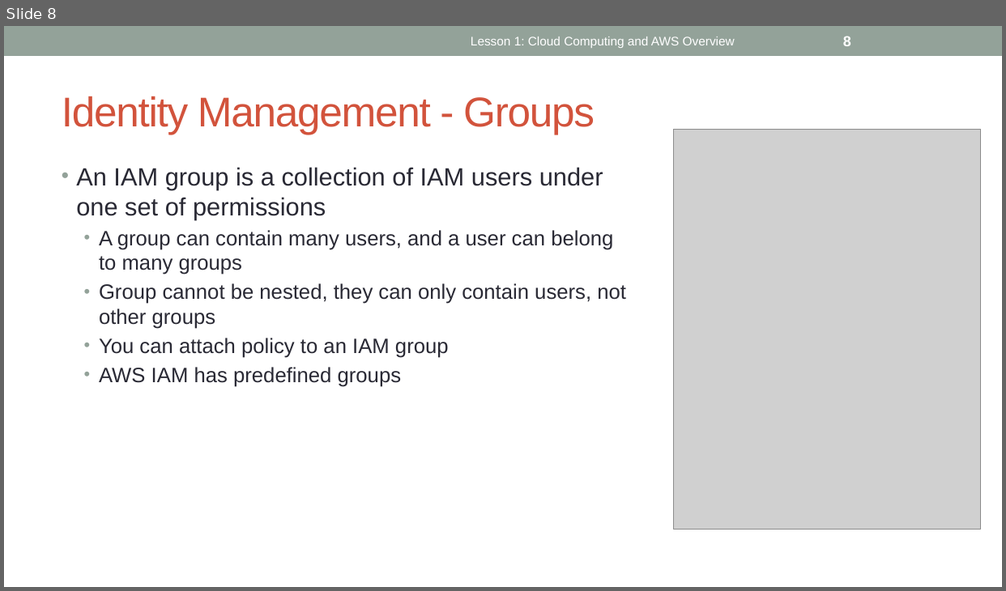
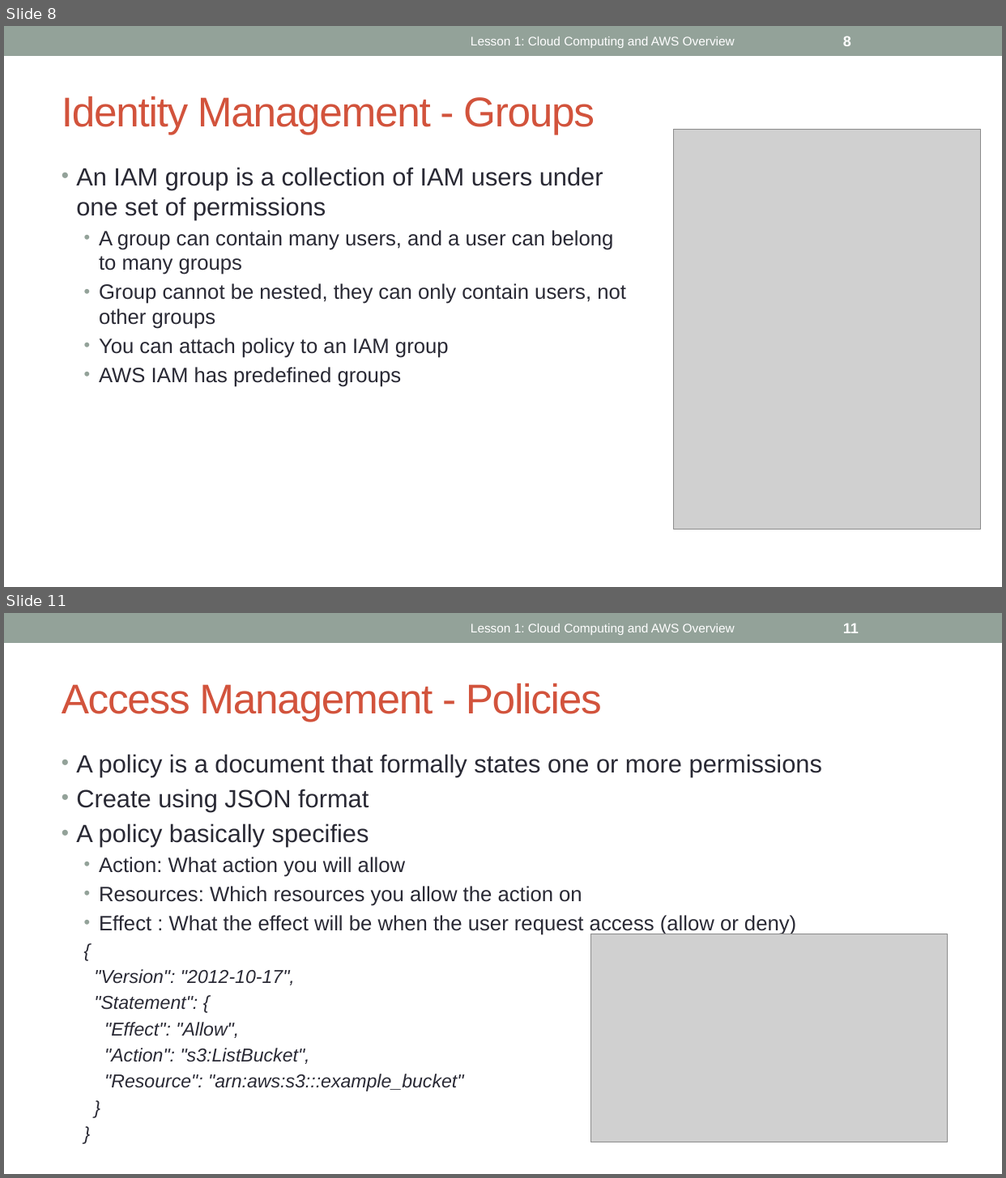
Before and after one commit to ignis01/aws101, a slide deck: aws101-2.pptx. Shown one above the other, each under a label of ours: slide 8 before the commit, slides 8 and 11 after it; the slides between them are not shown. The pictures are 1006x591 and 1006x1178 pixels, drawn with LibreOffice and Linux fonts; fonts in the diff are those of the drawing; grey boxes stand for pictures. Boxes give left, top, right and bottom in pixels: in the first picture for what was removed or moved away, otherwise in the second. Text is boxed around its words. In the diff, an @@ line names an element or a change of style, - is before the commit and + after.

```diff
--- a/aws101-2.pptx
+++ b/aws101-2.pptx
@@ slide 11 added at (x1=4, y1=613, x2=1002, y2=1174), background #FFFFFF; not listed: 1 template element that a slide beside it also shows @@
@@ text added at (x1=471, y1=624, x2=735, y2=635), 12 pt, text #FFFFFF @@
+Lesson 1: Cloud Computing and AWS Overview
@@ page number added at (x1=843, y1=624, x2=859, y2=633), 14 pt, text #FFFFFF, bold @@
+11
@@ title added at (x1=62, y1=683, x2=602, y2=722), 40 pt, text #D2533C @@
+Access Management - Policies
@@ text added at (x1=76, y1=754, x2=822, y2=1092), 20 pt, text #292934 @@
+• A policy is a document that formally states one or more permissions
+• Create using JSON format
+• A policy basically specifies
+  • Action: What action you will allow
+  • Resources: Which resources you allow the action on
+  • Effect : What the effect will be when the user request access (allow or deny)
+  {
+  "Version": "2012-10-17",
+  "Statement": {
+  "Effect": "Allow",
+  "Action": "s3:ListBucket",
+  "Resource": "arn:aws:s3:::example_bucket"
+  }
+  }
@@ picture added at (x1=591, y1=934, x2=948, y2=1143) @@
```
Also in this commit, not shown: 2 slides changed, 1 other slide added.
